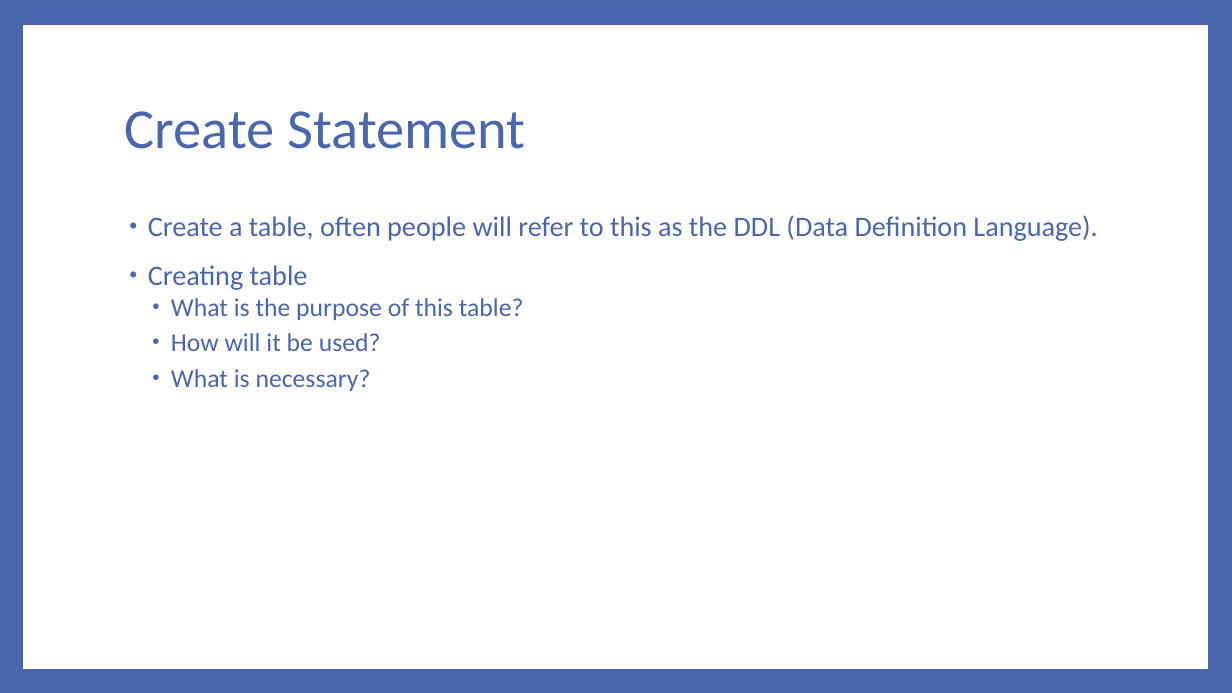
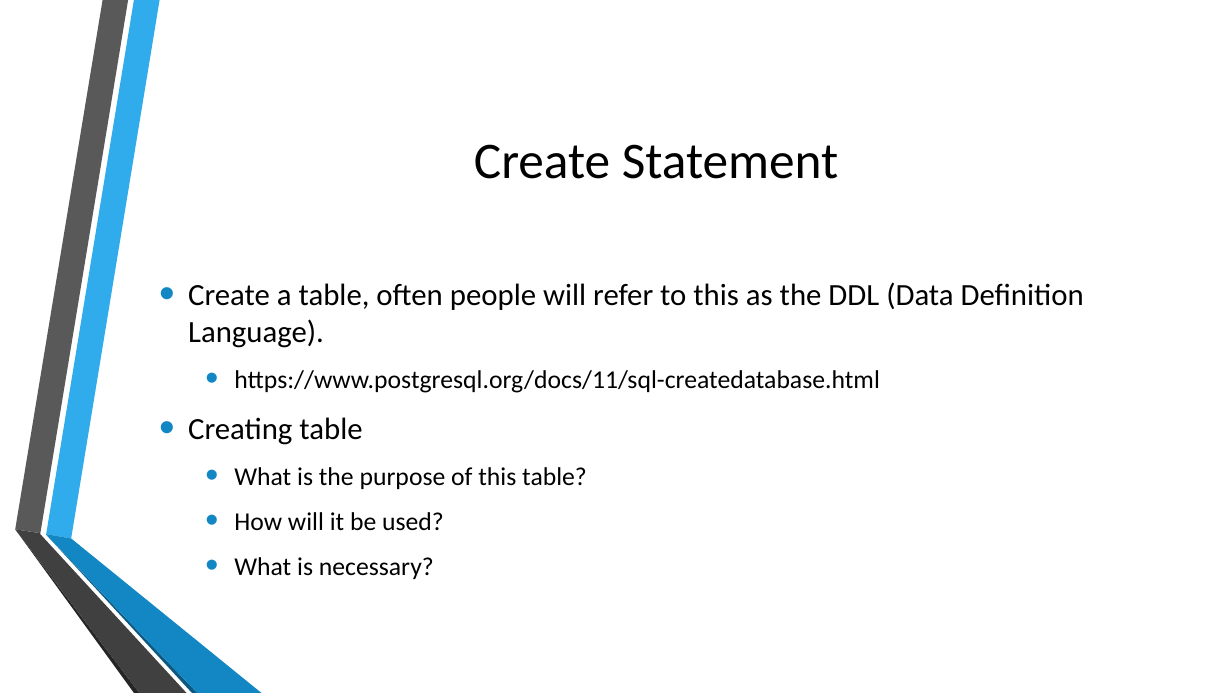
Before and after one commit to MGIS-UMN/GIS5577_week3, a slide deck: slide 4 of Database_Management.odp. Drawn at 1232x693 pixels with LibreOffice and Linux fonts; fonts in the diff are those of the drawing; background and template pictures are left out. Boxes give left, top, right and bottom in pixels: in the first picture for what was removed or moved away, otherwise in the second. Text is boxed around its words. In the diff, an @@ line names an element or a change of style, - is before the commit and + after.

```diff
--- a/Database_Management.odp
+++ b/Database_Management.odp
@@ background #4A66AC to picture (left out) @@
@@ freeform shape removed at [23,25,1208,670] @@
@@ title "Create Statement": place and size @@
-title "Create Statement" at [125,111,526,149]
+title "Create Statement" at [474,144,838,179]
@@ title "Create Statement" at [474,144,838,179]: size 44 to 40 pt, text colour #4A66AC to #000000; alignment left to centre; line spacing 0.9 to 1 @@
@@ text "Create a table, often people ...": place and size @@
-text "Create a table, often people ..." at [148,215,1097,391]
+text "Create a table, often people ..." at [188,282,1084,579]
@@ text "Create a table, often people ..." at [188,282,1084,579]: vertical alignment top to middle @@
@@ text at [188,282,1084,579]: size 22 to 24 pt in "Create a table, often people will refer ...", "Creating table"; text colour #4A66AC to #000000 in "Create a table, often people will refer ...", "Creating table", "What is the purpose of this table?", "How will it be used?" and 1 more places; indent changed; line spacing 0.9 to 1; less space between paragraphs; bullet colour #4A66AC to #1287C3; more space between paragraphs @@
@@ text at [234,370,880,393]: paragraph added @@
+  • https://www.postgresql.org/docs/11/sql-createdatabase.html
@@ group added at [15,0,262,693]: 6 freeform shapes @@
```
Also in this commit, not shown: 36 other slides changed, 4 slides added, 2 slides removed, 1 other file.
